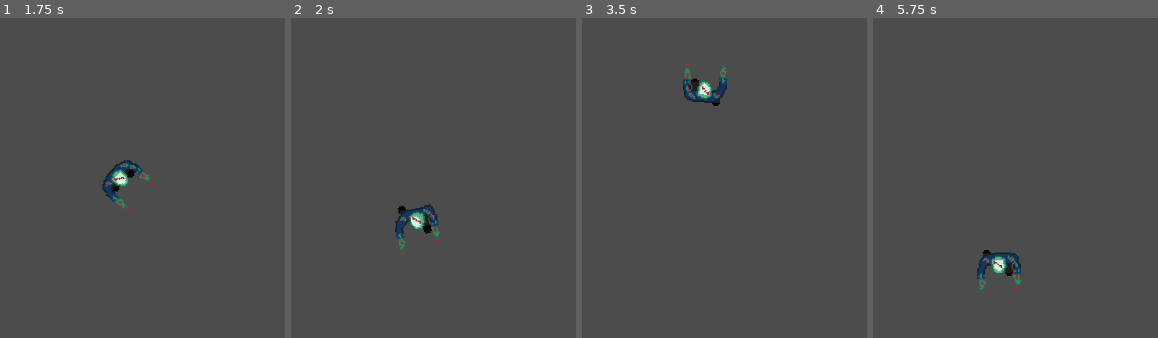
Above: before the commit, frames 1-4 (left to right).
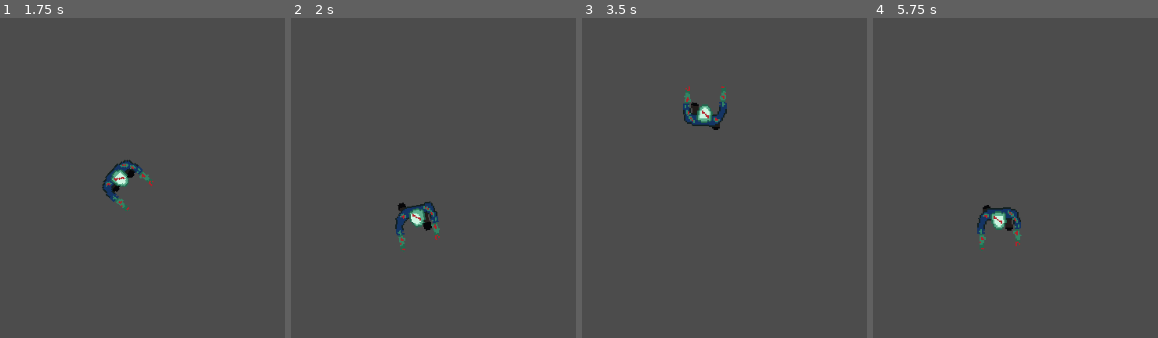
Above: after the commit, the same moments.

Repository: pburkett/top-down-zombie-game
Game: Godot game, scene res://Level.tscn
Two runs of this game, one before a commit and one after it. Both use one fixed random seed, a clock stepped at 60 frames per second and the inputs below.
Inputs:
- Up to frame 1 (1.75 s): tap Enter at 0.5 s; hold Right (ui_right) 0.53-1.28 s; tap R at 0.6, 1.55 s; hold Down (ui_down) from 1.28 s (still down); tap Space (swipe) at 1.35 s
- Up to frame 2 (2 s): keep holding Down (ui_down)
- Up to frame 3 (3.5 s): release Down (ui_down) at 2.03 s; hold Right (ui_right) 2.03-2.78 s; tap R at 2.1, 2.85 s; hold Up (ui_up) from 2.78 s (still down)
- Up to frame 4 (5.75 s): release Up (ui_up) at 3.53 s; hold Left (ui_left) 3.53-5.03 s; tap Space (swipe) at 3.6 s; tap R at 3.8, 4.35, 5.1 s; hold Down (ui_down) from 5.03 s (still down)

Frame 1 is identical in both runs. In frame 2, 1.0% of the frame differs, in the area x 36-53%, y 57-75%; in frame 3, 2.1%; in frame 4, 2.2%, in the area x 36-53%, y 58-87%.

Commit message:
bullets decay after 2 collisions

Diff:
--- a/Bullet.gd
+++ b/Bullet.gd
@@ -1,17 +1,19 @@
 extends RigidBody2D
-export var damage = 100
-
+var collisions = 0
+export var collisions_before_dissapear = 2
 
 
 
 # Called when the node enters the scene tree for the first time.
 func _ready():
 	pass
+
 func _physics_process(delta):
 
 	rotation = linear_velocity.angle() + .5*PI
 
-
-# Called every frame. 'delta' is the elapsed time since the previous frame.
-#func _process(delta):
-#	pass
+func _integrate_forces(state):
+	if state.get_contact_count() == 1:
+		collisions += 1
+	if collisions >= collisions_before_dissapear:
+		queue_free()
--- a/Bullet.tscn
+++ b/Bullet.tscn
@@ -1,19 +1,34 @@
-[gd_scene load_steps=4 format=2]
+[gd_scene load_steps=6 format=2]
 
 [ext_resource path="res://Bullet.gd" type="Script" id=1]
 [ext_resource path="res://BulletArea.gd" type="Script" id=2]
 
+[sub_resource type="PhysicsMaterial" id=2]
+bounce = 2.0
+
 [sub_resource type="CapsuleShape2D" id=1]
-radius = 2.0
-height = 4.0
+radius = 3.0
+height = 5.99438
+
+[sub_resource type="CapsuleShape2D" id=3]
+radius = 1.0
+height = 3.99438
 
 [node name="Bullet" type="RigidBody2D" groups=["hitbox"]]
 position = Vector2( 339, 317 )
+scale = Vector2( 1, 1.00093 )
+physics_material_override = SubResource( 2 )
 gravity_scale = 0.0
+contacts_reported = 3
+contact_monitor = true
 script = ExtResource( 1 )
 
-[node name="BulletArea" type="Area2D" parent="." groups=["hitbox"]]
+[node name="Hitbox" type="Area2D" parent="." groups=["hitbox"]]
 script = ExtResource( 2 )
 
-[node name="Hitbox" type="CollisionShape2D" parent="BulletArea"]
+[node name="Collision" type="CollisionShape2D" parent="Hitbox"]
+position = Vector2( 0, 0.00186157 )
 shape = SubResource( 1 )
+
+[node name="PhysicsCollision" type="CollisionShape2D" parent="."]
+shape = SubResource( 3 )
--- a/BulletArea.gd
+++ b/BulletArea.gd
@@ -1,6 +1,6 @@
 extends Area2D
 
-export var damage = 50
+export var damage = 20
 # Declare member variables here. Examples:
 # var a = 2
 # var b = "text"
--- a/Enemy/Enemy.gd
+++ b/Enemy/Enemy.gd
@@ -3,9 +3,11 @@
 export var turn_speed = .08
 export var hit_points = 100
 export var player_spotted = false
+var bullet = preload("res://Bullet.tscn")
+
 func _ready():
-	for hitbox_node in 	get_tree().get_nodes_in_group("hitbox"):
-		hitbox_node.connect("area_entered", self, "_on_hurtbox_area_entered")
+	connect("area_entered", self, "_on_hurtbox_area_entered")
+	print('ready')
 
 func _process(delta):
 	pass
@@ -35,10 +37,10 @@
 func turn_towards_player(currently_facing, vector_to_player)->void:
 	rotation = lerp(currently_facing, vector_to_player, turn_speed).angle()
 
-func _on_hurtbox_area_entered(area ):
-	for item in $Hurtbox.get_overlapping_areas():
-		if item.is_in_group('hitbox'):
-			take_damage(item.damage)
+func _on_Hurtbox_area_entered(area ):
+	print(area.damage)
+	if area.is_in_group('hitbox'):
+		take_damage(area.damage)
 
 func take_damage(damage_amount):
 	hit_points -= damage_amount
@@ -49,10 +51,8 @@
 	queue_free()
 
 func _on_FireRate_timeout():
-	print('timeout')
-	var scene = load("res://Bullet.tscn")
-	var new_bullet = scene.instance()
+	var new_bullet = bullet.instance()
 	var currently_facing = Vector2(cos(rotation), sin(rotation))
-	new_bullet.add_central_force(currently_facing * 1000)
-	new_bullet.position = global_position + currently_facing * 5
-	get_node("/root/Level").add_child(new_bullet)
+	new_bullet.apply_impulse(Vector2.ZERO, currently_facing * 1000)
+	new_bullet.position = global_position + currently_facing * 30
+	get_tree().get_root().call_deferred("add_child",new_bullet)
--- a/Enemy/Enemy.tscn
+++ b/Enemy/Enemy.tscn
@@ -30,4 +30,5 @@
 [node name="FireRate" type="Timer" parent="."]
 wait_time = 0.5
 
+[connection signal="area_entered" from="Hurtbox" to="." method="_on_Hurtbox_area_entered"]
 [connection signal="timeout" from="FireRate" to="." method="_on_FireRate_timeout"]
--- a/Level.tscn
+++ b/Level.tscn
@@ -15,6 +15,7 @@
 [node name="Player" parent="." instance=ExtResource( 1 )]
 
 [node name="Enemy2" parent="." instance=ExtResource( 3 )]
+position = Vector2( 791, 146 )
 
 [node name="Wall" parent="." instance=ExtResource( 2 )]
 
--- a/Player/Swipe.gd
+++ b/Player/Swipe.gd
@@ -1,5 +1,5 @@
 extends Area2D
-export var damage = 100
+export var damage = 50
 
 
 # Declare member variables here. Examples:
--- a/Wall/Wall.tscn
+++ b/Wall/Wall.tscn
@@ -1,7 +1,7 @@
 [gd_scene load_steps=2 format=2]
 
 [sub_resource type="RectangleShape2D" id=1]
-extents = Vector2( 56.3977, 41.9516 )
+extents = Vector2( 193.662, 41.9516 )
 
 [node name="Wall" type="StaticBody2D"]
 position = Vector2( 271, 304 )
